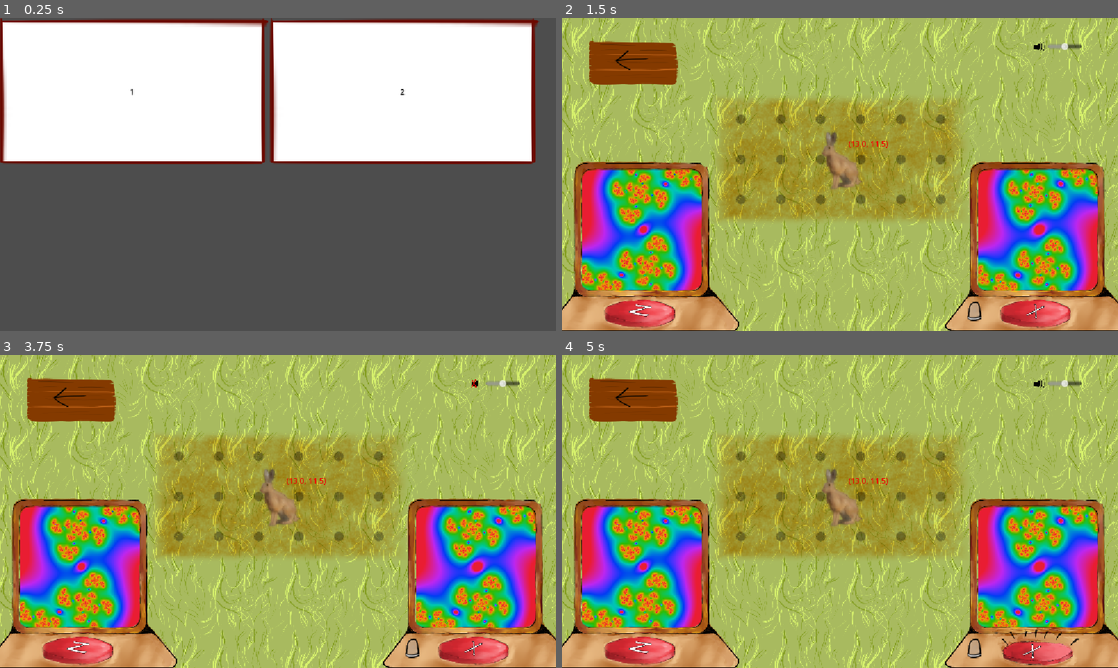
Above: before the commit, frames 1-4 (two rows, left to right).
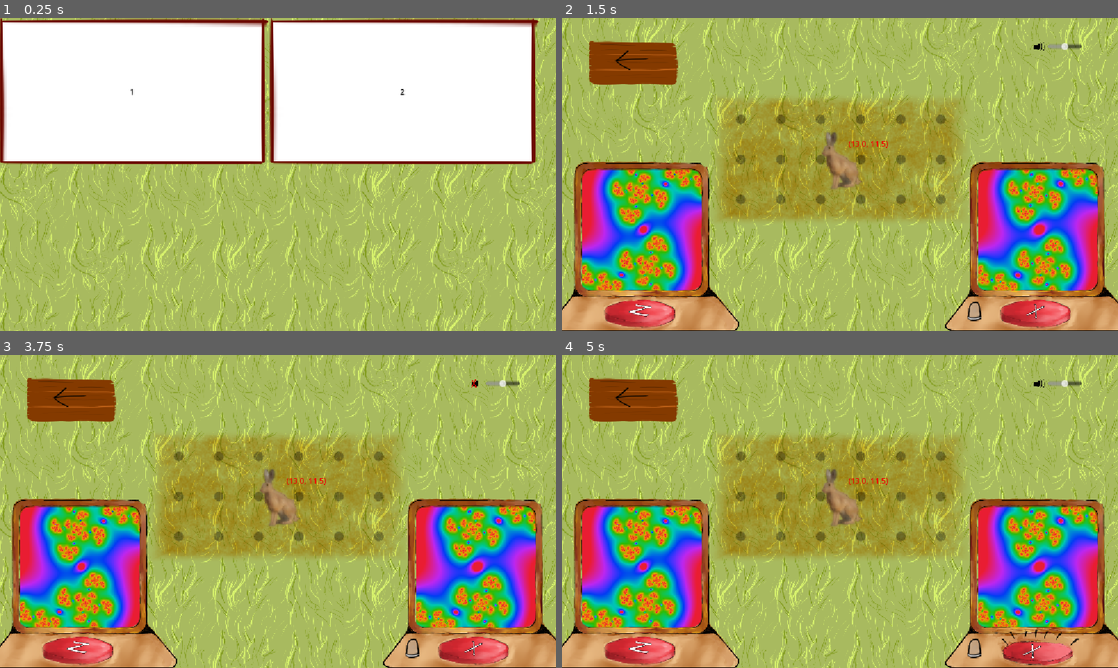
Above: after the commit, the same moments.

Repository: Wallted/ldjam-59
Game: Godot game, scene res://main.tscn
Two runs of this game, one before a commit and one after it. Both use one fixed random seed, a clock stepped at 60 frames per second and the inputs below. The engine's default icon, where the game draws it, is replaced by a stand-in: a white triangle on a blue panel in a dark square.
Inputs (mouse positions are in pixels of both pictures, inside the frame that each line leads up to):
- Up to frame 1 (0.25 s): no input
- Up to frame 2 (1.5 s): click "1" at 0.5 s; click (840, 158) at 1.25 s
- Up to frame 3 (3.75 s): click (278, 495) at 2 s; click (278, 495) at 2.75 s; click (478, 383) at 3.5 s
- Up to frame 4 (5 s): tap Enter at 4.25 s; move the mouse to (962, 495) at 4.27 s; hold X (player_choir) from 4.28 s (still down)

The runs differ from the first frame. In frame 1, 56% of the frame differs, in the area x 0-100%, y 0-100%; in frame 2, 7.0%; in frame 3, 7.0%; in frame 4, 7.0%.

Commit message:
add title screen mock
Signed-off-by: Grzegorz Choiński <grzegorzchoinski97@gmail.com>

Diff:
--- a/game.gd
+++ b/game.gd
@@ -6,7 +6,6 @@
 @onready var back_button: BackButton = $BackButton
 @onready var current_fractal: Fractal = $CurrentFractal
 @onready var target_fractal: Fractal = $TargetFractal
-@onready var background = $Background
 const UFO = preload("uid://cmtktioq7jdad")
 @onready var ufo_group: Node2D = $UfoGroup
 @onready var led: Led = $Led
@@ -14,8 +13,6 @@
 var level: Level
 signal go_to_menu()
 signal win()
-
-var rng = RandomNumberGenerator.new()
 
 func _ready():
 	zoo_space.on_animal_dropped = on_animal_dropped
@@ -36,9 +33,6 @@
 		led.enable()
 	led.disable()
 
-	for x in 8:
-		for y in 5:
-			background.set_cell(Vector2(x, y), rng.randi_range(0, 2), Vector2i(0, 0))
 
 func _exit_level():
 	current_fractal.stop()
--- a/game.tscn
+++ b/game.tscn
@@ -3,59 +3,13 @@
 [ext_resource type="Script" uid="uid://d3y1cb6tqyug5" path="res://game.gd" id="1_80nbo"]
 [ext_resource type="PackedScene" uid="uid://b7c34bojqhp7f" path="res://zoo_space.tscn" id="2_e2o6t"]
 [ext_resource type="PackedScene" uid="uid://dwp3igcc7lv7r" path="res://canvas.tscn" id="3_feb5d"]
-[ext_resource type="Texture2D" uid="uid://dvnvmr78es6q" path="res://assets/trawaseamless3.png" id="4_215e1"]
 [ext_resource type="PackedScene" uid="uid://rtb0cvf0pxp1" path="res://audio.tscn" id="4_fc0e3"]
 [ext_resource type="Shader" uid="uid://b2i0ttumm0jwq" path="res://fractal.gdshader" id="4_ryrav"]
-[ext_resource type="Texture2D" uid="uid://bniohb2eid5s0" path="res://assets/trawaseamless4kra.png" id="5_7sc4i"]
-[ext_resource type="Texture2D" uid="uid://0b8isnqc5aq5" path="res://assets/trawaseamlesskwiatkie1png.png" id="6_80cx4"]
 [ext_resource type="PackedScene" uid="uid://br7df35ubqh7p" path="res://volume_control.tscn" id="6_ryrav"]
-[ext_resource type="Texture2D" uid="uid://v6jncpa1u4oq" path="res://assets/trawaseamlesskwiatkie2kra.png" id="7_e8heu"]
 [ext_resource type="Texture2D" uid="uid://krom6crxr00m" path="res://assets/back.png" id="7_eow3j"]
 [ext_resource type="Script" uid="uid://d1loq2yrelpv0" path="res://back_button.gd" id="8_j5wjh"]
-[ext_resource type="Texture2D" uid="uid://ct8ph1n8o8xrc" path="res://assets/trawaseamless1.png" id="9_vef74"]
-[ext_resource type="Texture2D" uid="uid://wo66yqrm4xit" path="res://assets/trawaseamless2.png" id="10_hve3p"]
 [ext_resource type="PackedScene" uid="uid://ckyt7nool2jwj" path="res://led.tscn" id="11_dupa1"]
 [ext_resource type="Texture2D" uid="uid://dmmrb272adx8f" path="res://assets/diode.png" id="12_dupa2"]
-
-[sub_resource type="TileSetAtlasSource" id="TileSetAtlasSource_hve3p"]
-texture = ExtResource("9_vef74")
-texture_region_size = Vector2i(300, 300)
-0:0/next_alternative_id = 5
-0:0/0 = 0
-
-[sub_resource type="TileSetAtlasSource" id="TileSetAtlasSource_mfdv2"]
-texture = ExtResource("10_hve3p")
-texture_region_size = Vector2i(300, 300)
-0:0/0 = 0
-
-[sub_resource type="TileSetAtlasSource" id="TileSetAtlasSource_rvswv"]
-texture = ExtResource("4_215e1")
-texture_region_size = Vector2i(300, 300)
-0:0/0 = 0
-
-[sub_resource type="TileSetAtlasSource" id="TileSetAtlasSource_boyg6"]
-texture = ExtResource("5_7sc4i")
-texture_region_size = Vector2i(300, 300)
-0:0/0 = 0
-
-[sub_resource type="TileSetAtlasSource" id="TileSetAtlasSource_e36ub"]
-texture = ExtResource("6_80cx4")
-texture_region_size = Vector2i(300, 300)
-0:0/0 = 0
-
-[sub_resource type="TileSetAtlasSource" id="TileSetAtlasSource_hb5m1"]
-texture = ExtResource("7_e8heu")
-texture_region_size = Vector2i(300, 300)
-0:0/0 = 0
-
-[sub_resource type="TileSet" id="TileSet_mfdv2"]
-tile_size = Vector2i(300, 300)
-sources/0 = SubResource("TileSetAtlasSource_hve3p")
-sources/1 = SubResource("TileSetAtlasSource_mfdv2")
-sources/2 = SubResource("TileSetAtlasSource_rvswv")
-sources/3 = SubResource("TileSetAtlasSource_boyg6")
-sources/4 = SubResource("TileSetAtlasSource_e36ub")
-sources/5 = SubResource("TileSetAtlasSource_hb5m1")
 
 [sub_resource type="ShaderMaterial" id="ShaderMaterial_ryrav"]
 shader = ExtResource("4_ryrav")
@@ -95,10 +49,6 @@
 grow_horizontal = 2
 grow_vertical = 2
 script = ExtResource("1_80nbo")
-
-[node name="Background" type="TileMapLayer" parent="." unique_id=1750705461]
-scale = Vector2(0.5, 0.5)
-tile_set = SubResource("TileSet_mfdv2")
 
 [node name="ZooSpace" parent="." unique_id=1828854927 instance=ExtResource("2_e2o6t")]
 layout_mode = 1
--- a/main.gd
+++ b/main.gd
@@ -2,10 +2,15 @@
 
 @onready var game: Game = $Game
 @onready var menu: Menu = $Menu
+@onready var background = $Background
 
 
 func _ready() -> void:
 	show_menu()
+	var rng = RandomNumberGenerator.new()
+	for x in 8:
+		for y in 5:
+			background.set_cell(Vector2(x, y), rng.randi_range(0, 2), Vector2i(0, 0))
 
 
 func show_menu():
--- a/main.tscn
+++ b/main.tscn
@@ -3,6 +3,52 @@
 [ext_resource type="Script" uid="uid://beok7fm2xinr0" path="res://main.gd" id="1_0xm2m"]
 [ext_resource type="PackedScene" uid="uid://c86s3p84pqpl0" path="res://game.tscn" id="1_ig7tw"]
 [ext_resource type="PackedScene" uid="uid://bigt0rwikh05l" path="res://menu/menu.tscn" id="4_1bvp3"]
+[ext_resource type="Texture2D" uid="uid://ct8ph1n8o8xrc" path="res://assets/trawaseamless1.png" id="4_kek77"]
+[ext_resource type="Texture2D" uid="uid://wo66yqrm4xit" path="res://assets/trawaseamless2.png" id="5_4c57u"]
+[ext_resource type="Texture2D" uid="uid://dvnvmr78es6q" path="res://assets/trawaseamless3.png" id="6_efxa6"]
+[ext_resource type="Texture2D" uid="uid://bniohb2eid5s0" path="res://assets/trawaseamless4kra.png" id="7_dg77c"]
+[ext_resource type="Texture2D" uid="uid://0b8isnqc5aq5" path="res://assets/trawaseamlesskwiatkie1png.png" id="8_ycdy4"]
+[ext_resource type="Texture2D" uid="uid://v6jncpa1u4oq" path="res://assets/trawaseamlesskwiatkie2kra.png" id="9_w48qg"]
+
+[sub_resource type="TileSetAtlasSource" id="TileSetAtlasSource_vivmo"]
+texture = ExtResource("4_kek77")
+texture_region_size = Vector2i(300, 300)
+0:0/next_alternative_id = 5
+0:0/0 = 0
+
+[sub_resource type="TileSetAtlasSource" id="TileSetAtlasSource_2cqfq"]
+texture = ExtResource("5_4c57u")
+texture_region_size = Vector2i(300, 300)
+0:0/0 = 0
+
+[sub_resource type="TileSetAtlasSource" id="TileSetAtlasSource_yaehf"]
+texture = ExtResource("6_efxa6")
+texture_region_size = Vector2i(300, 300)
+0:0/0 = 0
+
+[sub_resource type="TileSetAtlasSource" id="TileSetAtlasSource_074og"]
+texture = ExtResource("7_dg77c")
+texture_region_size = Vector2i(300, 300)
+0:0/0 = 0
+
+[sub_resource type="TileSetAtlasSource" id="TileSetAtlasSource_cegan"]
+texture = ExtResource("8_ycdy4")
+texture_region_size = Vector2i(300, 300)
+0:0/0 = 0
+
+[sub_resource type="TileSetAtlasSource" id="TileSetAtlasSource_82xsv"]
+texture = ExtResource("9_w48qg")
+texture_region_size = Vector2i(300, 300)
+0:0/0 = 0
+
+[sub_resource type="TileSet" id="TileSet_getpj"]
+tile_size = Vector2i(300, 300)
+sources/0 = SubResource("TileSetAtlasSource_vivmo")
+sources/1 = SubResource("TileSetAtlasSource_2cqfq")
+sources/2 = SubResource("TileSetAtlasSource_yaehf")
+sources/3 = SubResource("TileSetAtlasSource_074og")
+sources/4 = SubResource("TileSetAtlasSource_cegan")
+sources/5 = SubResource("TileSetAtlasSource_82xsv")
 
 [node name="Main" type="Node" unique_id=1733157182]
 script = ExtResource("1_0xm2m")
@@ -11,6 +57,11 @@
 
 [node name="Menu" parent="." unique_id=173088223 instance=ExtResource("4_1bvp3")]
 
+[node name="Background" type="TileMapLayer" parent="." unique_id=334033888]
+z_index = -10
+scale = Vector2(0.5, 0.5)
+tile_set = SubResource("TileSet_getpj")
+
 [connection signal="go_to_menu" from="Game" to="." method="show_menu"]
 [connection signal="win" from="Game" to="." method="_on_win"]
 [connection signal="on_level_change" from="Menu" to="." method="set_level"]
--- a/menu/menu.gd
+++ b/menu/menu.gd
@@ -2,6 +2,7 @@
 extends Control
 
 @onready var level_container: FlowContainer = $LevelContainer
+@onready var tutorial: Control = $Tutorial
 const LEVEL_BUTTON = preload("uid://gbudv1i2une2")
 
 signal on_level_change(level_number: int)  # 0=menu
@@ -21,6 +22,8 @@
 		button.level_idx = i
 		button.show()
 		level_container.add_child(button)
+	if tutorial.visible:
+		level_container.hide()
 
 func update_i_na_chate(level_idx: int):
 	var level_button = level_container.get_child(level_idx - 1) as LevelButton
@@ -32,3 +35,8 @@
 func change_level(button: LevelButton) -> void:
 	print(button)
 	on_level_change.emit(button.level_idx)
+
+
+func _on_texture_button_pressed() -> void:
+	tutorial.hide()
+	level_container.show()
--- a/menu/menu.tscn
+++ b/menu/menu.tscn
@@ -1,6 +1,8 @@
 [gd_scene format=3 uid="uid://bigt0rwikh05l"]
 
 [ext_resource type="Script" uid="uid://btrd576urii3v" path="res://menu/menu.gd" id="1_lti8b"]
+[ext_resource type="Texture2D" uid="uid://krom6crxr00m" path="res://assets/back.png" id="2_g18jx"]
+[ext_resource type="Texture2D" uid="uid://cyoadfgal7bnv" path="res://assets/animals/meowl/idle_0.png" id="3_6nwqt"]
 
 [node name="Menu" type="Control" unique_id=173088223]
 layout_mode = 3
@@ -9,9 +11,40 @@
 offset_bottom = 40.0
 script = ExtResource("1_lti8b")
 
+[node name="Tutorial" type="Control" parent="." unique_id=550203628]
+visible = false
+anchors_preset = 0
+offset_right = 40.0
+offset_bottom = 40.0
+
+[node name="TextureButton" type="TextureButton" parent="Tutorial" unique_id=663440883]
+layout_mode = 0
+offset_left = 880.0
+offset_top = 487.0
+offset_right = 1065.0
+offset_bottom = 579.0
+texture_normal = ExtResource("2_g18jx")
+flip_h = true
+
+[node name="RichTextLabel" type="RichTextLabel" parent="Tutorial" unique_id=1298991391]
+layout_mode = 0
+offset_left = 24.0
+offset_top = 19.0
+offset_right = 778.0
+offset_bottom = 73.0
+text = "- wiggle around animals with mouse to change signal
+- try to match the signal from the left (press Z) with the right (press X)"
+
+[node name="Idle0" type="Sprite2D" parent="Tutorial" unique_id=1452197815]
+position = Vector2(240, 319)
+scale = Vector2(0.40625, 0.40625)
+texture = ExtResource("3_6nwqt")
+
 [node name="LevelContainer" type="FlowContainer" parent="." unique_id=2126977126]
 custom_minimum_size = Vector2(222, 222)
 layout_mode = 0
 offset_right = 1152.0
 offset_bottom = 647.0
 last_wrap_alignment = 2
+
+[connection signal="pressed" from="Tutorial/TextureButton" to="." method="_on_texture_button_pressed"]
